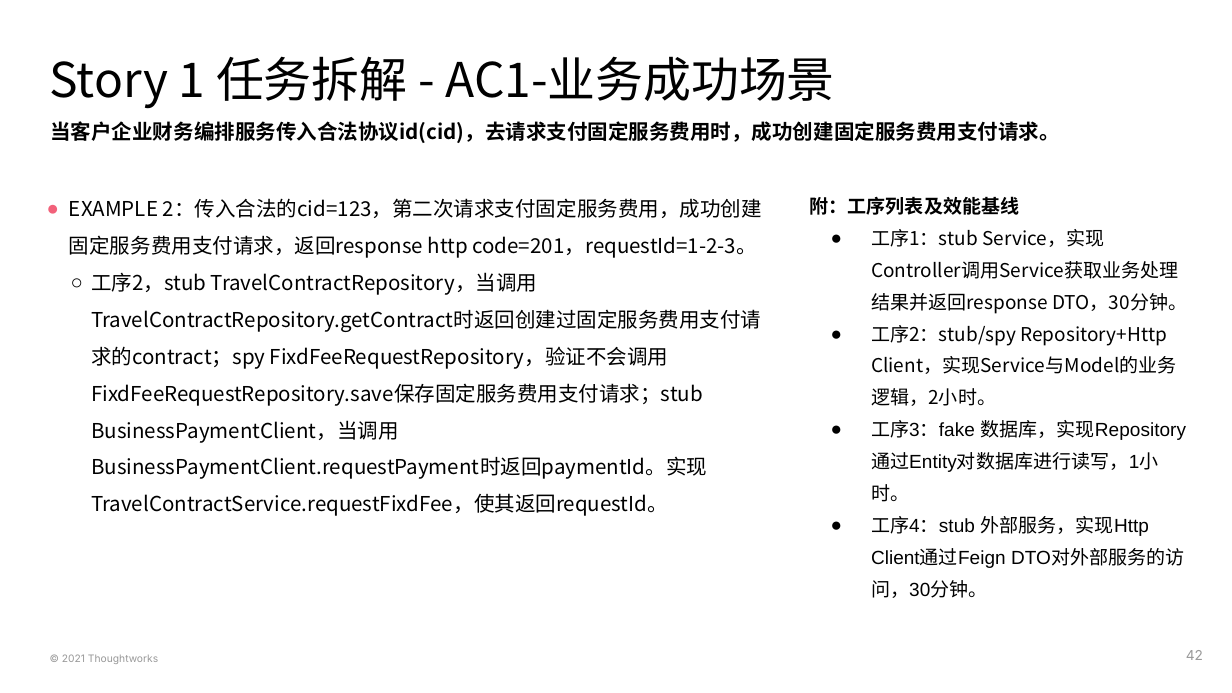
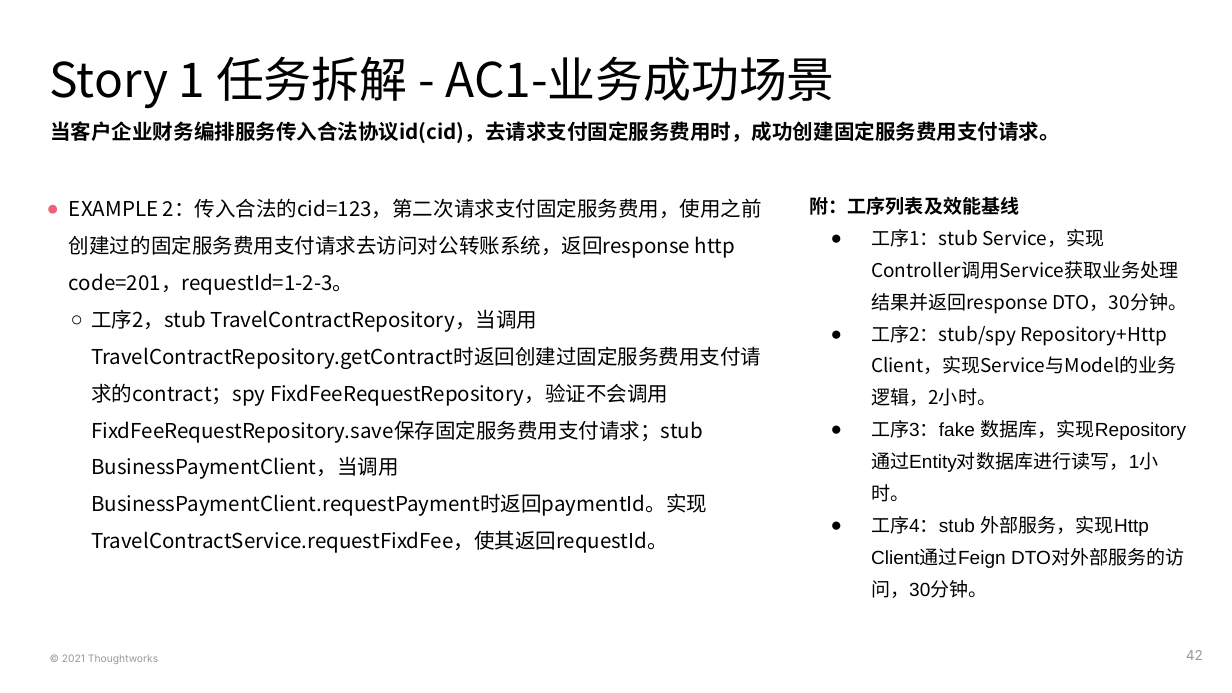
Before and after one commit to deesyx/heima, a slide deck: slide 42 of doc/PS4 黑马考核-项目On-boarding模板-胡炫光.pptx. Drawn at 1232x693 pixels with LibreOffice and Linux fonts; fonts in the diff are those of the drawing. Boxes give left, top, right and bottom in pixels: in the first picture for what was removed or moved away, otherwise in the second. Text is boxed around its words. In the diff, an @@ line names an element or a change of style, - is before the commit and + after.

```diff
--- a/doc/PS4 黑马考核-项目On-boarding模板-胡炫光.pptx
+++ b/doc/PS4 黑马考核-项目On-boarding模板-胡炫光.pptx
@@ text at box(69, 198, 762, 295): text changed @@
-● EXAMPLE 2：传入合法的cid=123，第二次请求支付固定服务费用，成功创建固定服务费用支付请求，返回response http code=201，requestId=1-2-3。
+● EXAMPLE 2：传入合法的cid=123，第二次请求支付固定服务费用，使用之前创建过的固定服务费用支付请求去访问对公转账系统，返回response http code=201，requestId=1-2-3。
```
Also in this commit, not shown: 3 other slides changed, 4 slides added, 2 slides removed, 2 other files.
